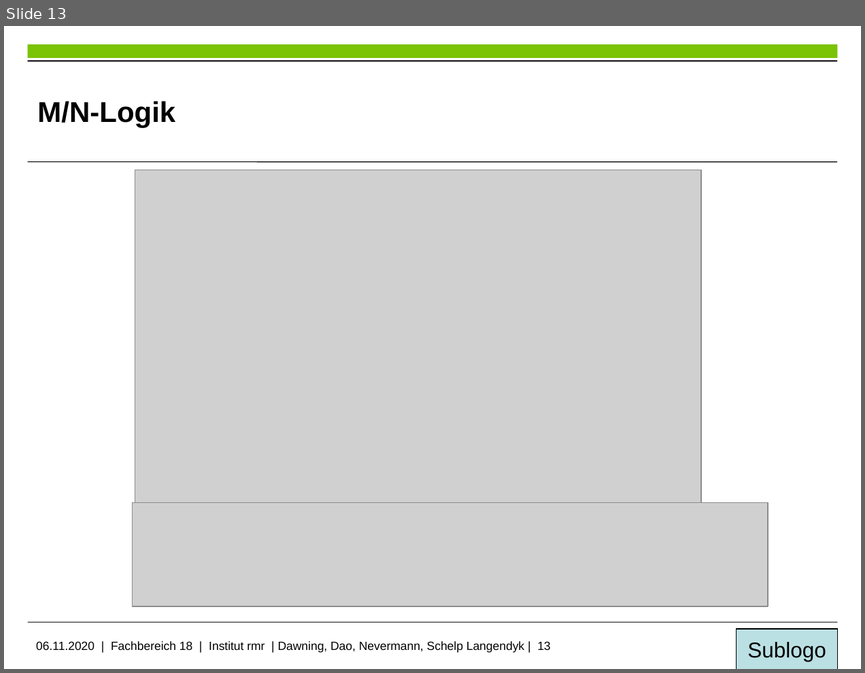
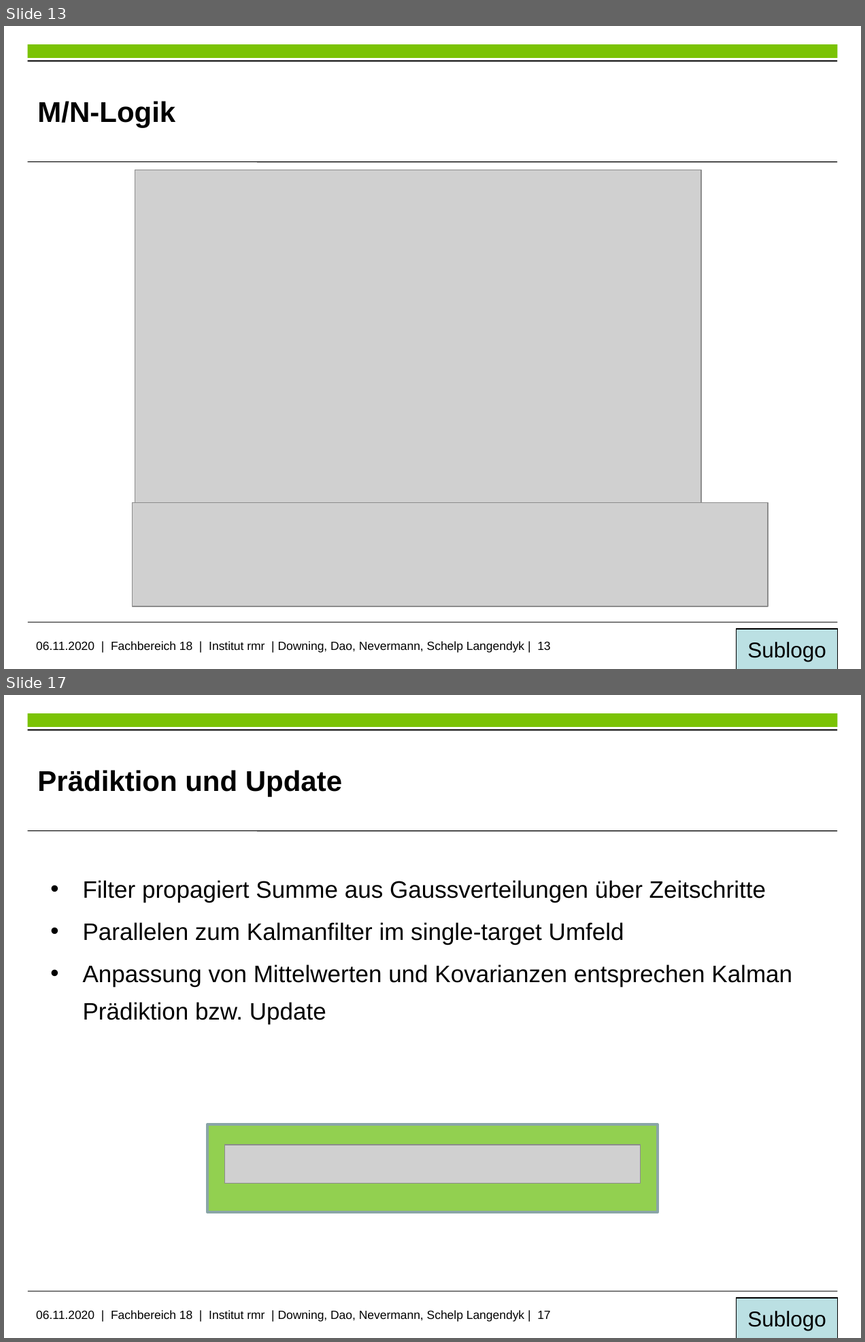
Before and after one commit to PercyDwn/MaritimeHindernisse, a slide deck: Präsentation ProSeminar SoSe20/Hinderniserfassung in maritimer Umgebung.pptx. Shown one above the other, each under a label of ours: slide 13 before the commit, slides 13 and 17 after it; the slides between them are not shown. The pictures are 865x673 and 865x1342 pixels, drawn with LibreOffice and Linux fonts; fonts in the diff are those of the drawing; grey boxes stand for pictures; background and template pictures are left out. Boxes give left, top, right and bottom in pixels: in the first picture for what was removed or moved away, otherwise in the second. Text is boxed around its words. In the diff, an @@ line names an element or a change of style, - is before the commit and + after.

```diff
--- a/Präsentation ProSeminar SoSe20/Hinderniserfassung in maritimer Umgebung.pptx
+++ b/Präsentation ProSeminar SoSe20/Hinderniserfassung in maritimer Umgebung.pptx
@@ slide 17 added at [4, 695, 861, 1338], background #FFFFFF; not listed: 6 template elements that a slide beside it also shows @@
@@ title added at [37, 770, 342, 797], 24 pt, text #000000, bold @@
+Prädiktion und Update
@@ text added at [83, 880, 792, 1023], 20 pt, text #000000 @@
+• Filter propagiert Summe aus Gaussverteilungen über Zeitschritte
+• Parallelen zum Kalmanfilter im single-target Umfeld
+• Anpassung von Mittelwerten und Kovarianzen entsprechen Kalman Prädiktion bzw. Update
@@ rectangle added at [207, 1124, 657, 1212], fill #92D050, outline #8AA6A8 2 pt @@
@@ picture added at [224, 1145, 640, 1183] @@
@@ slide 13 changed as well @@
@@ text at [36, 641, 550, 652]: text changed @@
-06.11.2020 | Fachbereich 18 | Institut rmr | Dawning, Dao, Nevermann, Schelp Langendyk | 13
+06.11.2020 | Fachbereich 18 | Institut rmr | Downing, Dao, Nevermann, Schelp Langendyk | 13
```
Also in this commit, not shown: 13 other slides changed, 22 other slides added, 1 slide removed, 3 other files.
